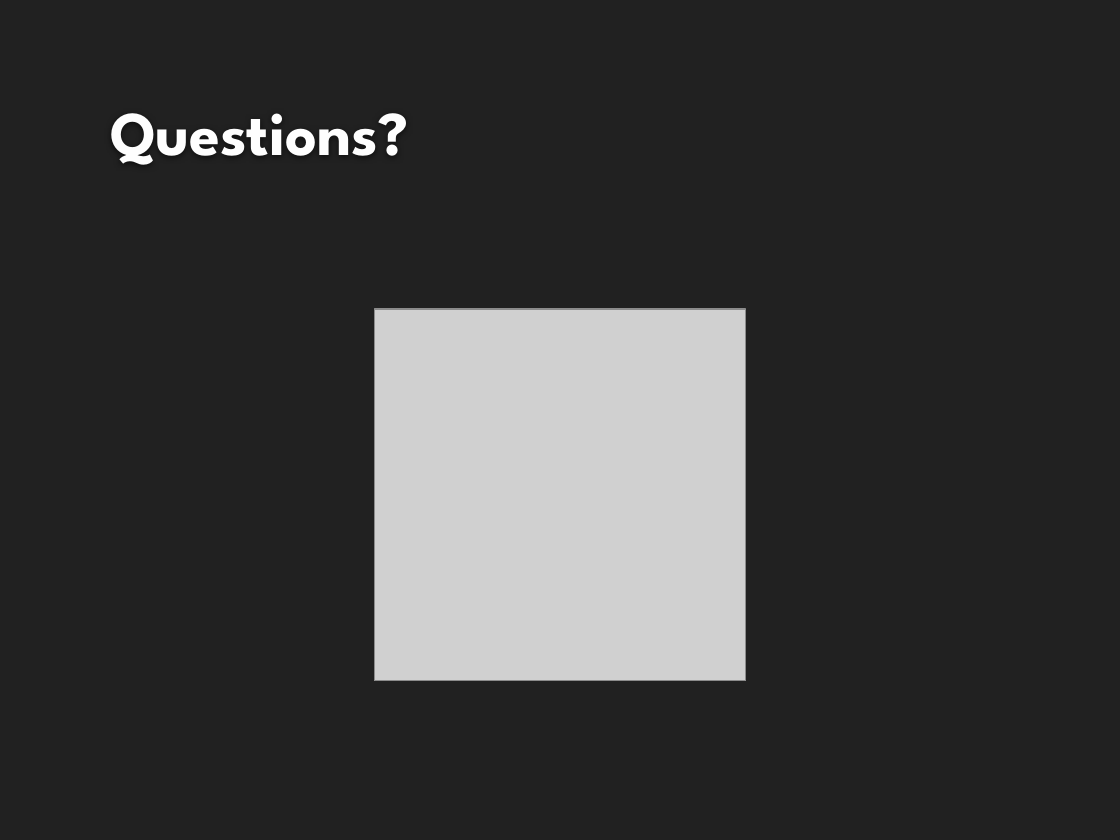
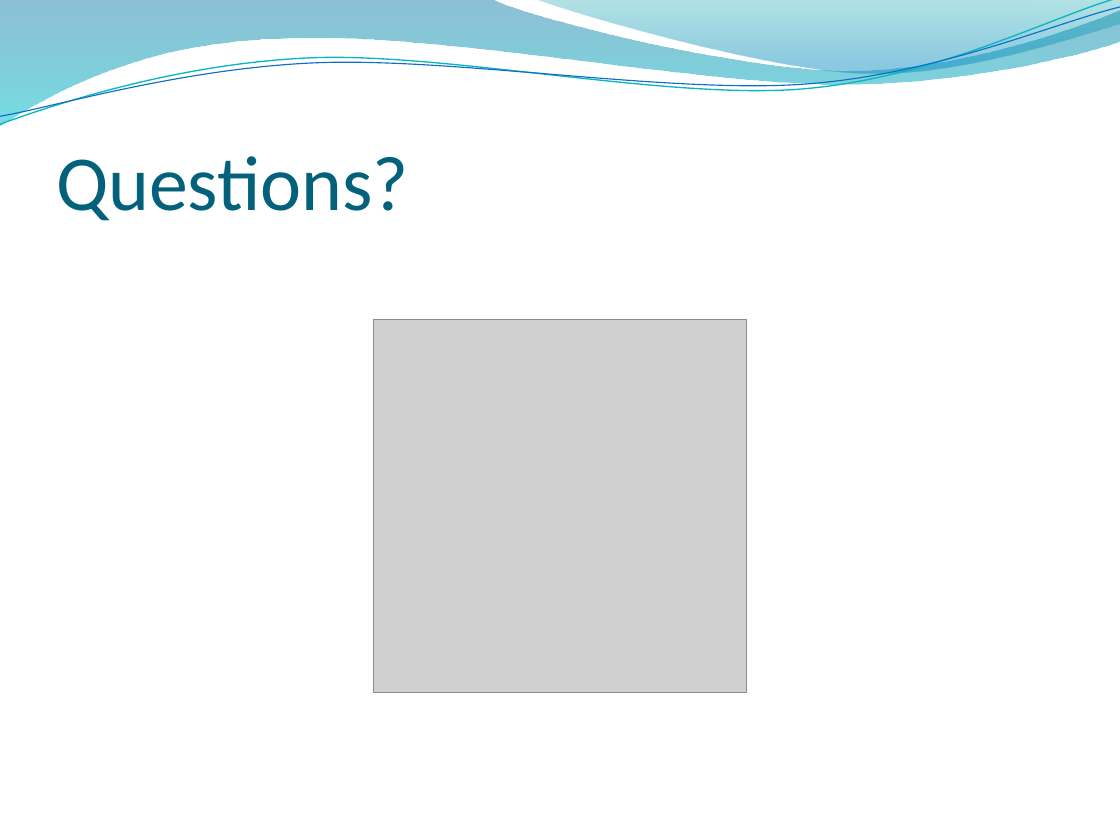
Before and after one commit to HarmanbirD/WaterQwiz, a slide deck: slide 9 of Wasted Water Quiz.pptx. Drawn at 1120x840 pixels with LibreOffice and Linux fonts; fonts in the diff are those of the drawing; grey boxes stand for pictures; background and template pictures are left out. Boxes give left, top, right and bottom in pixels: in the first picture for what was removed or moved away, otherwise in the second. Text is boxed around its words. In the diff, an @@ line names an element or a change of style, - is before the commit and + after.

```diff
--- a/Wasted Water Quiz.pptx
+++ b/Wasted Water Quiz.pptx
@@ background #212121 to picture (left out) @@
@@ freeform shape added at bbox=[0, 0, 1120, 127], fill gradient #0074A1 to #00C6CF @@
@@ freeform shape added at bbox=[0, 0, 1120, 131], outline #0AB8BF 0.85 pt @@
@@ freeform shape added at bbox=[0, 7, 1120, 125], outline #0F6FC6 0.75 pt @@
@@ freeform shape added at bbox=[536, 0, 1120, 77], fill gradient #00A1A9 to #008BBF @@
@@ title "Questions?": place and size @@
-title "Questions?" at bbox=[110, 113, 408, 165]
+title "Questions?" at bbox=[56, 156, 409, 221]
@@ title "Questions?" at bbox=[56, 156, 409, 221]: size 40 to 50 pt, font League Spartan to Calibri, text colour #FEFEFE to #04617B, bold off @@
@@ picture: place and size @@
-picture at bbox=[374, 309, 746, 681]
+picture at bbox=[373, 319, 746, 692]
```
Also in this commit, not shown: 5 other slides changed, 3 slides added, 3 slides removed.
